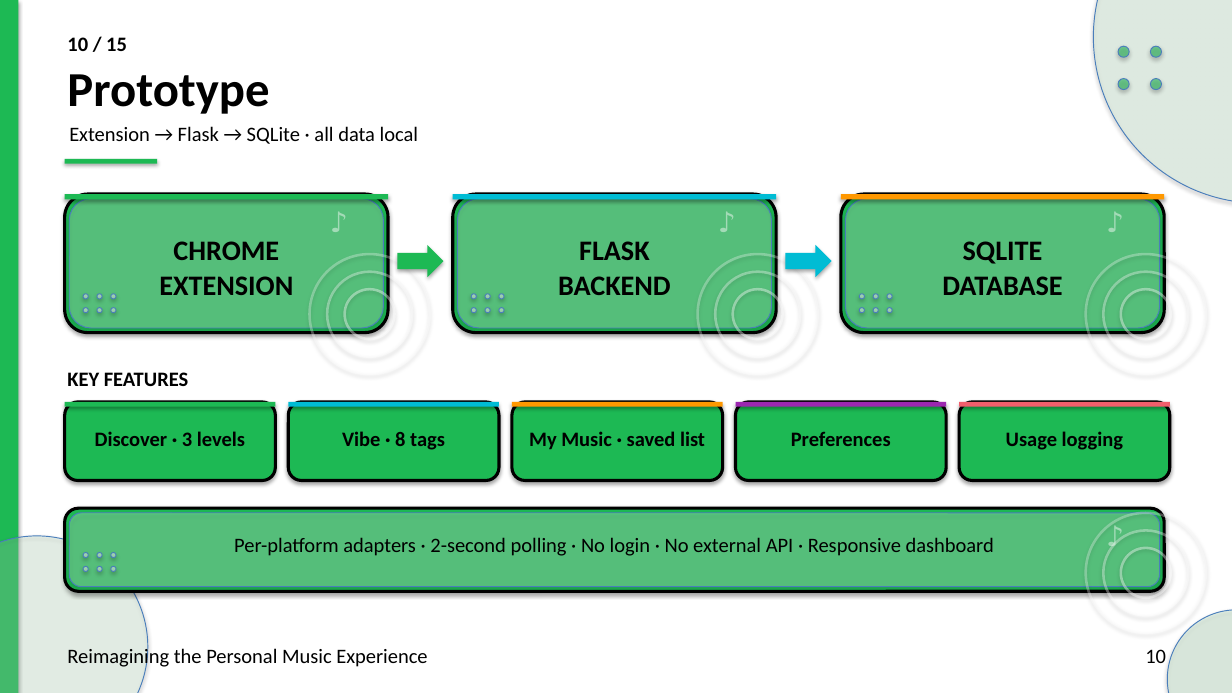
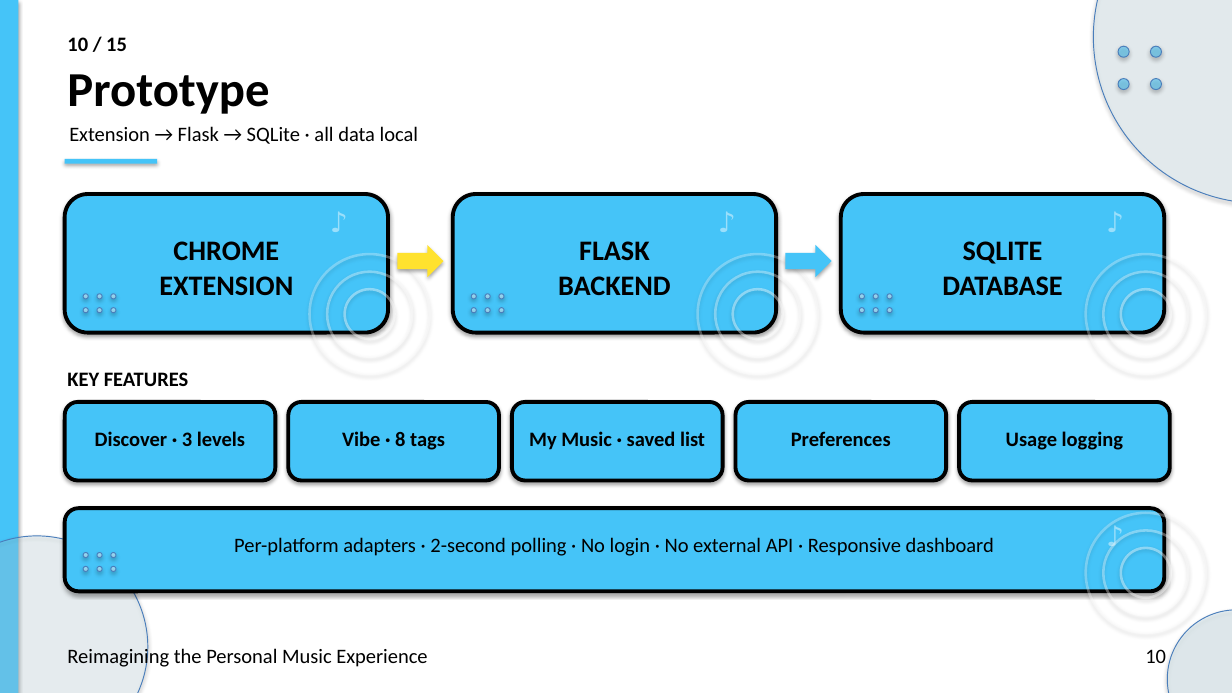
Before and after one commit to preet-kamdar/design-thinking-sem3, a slide deck: slide 10 of docs/Presentation.pptx. Drawn at 1232x693 pixels with LibreOffice and Linux fonts; fonts in the diff are those of the drawing. Boxes give left, top, right and bottom in pixels: in the first picture for what was removed or moved away, otherwise in the second. Text is boxed around its words. In the diff, an @@ line names an element or a change of style, - is before the commit and + after.

```diff
--- a/docs/Presentation.pptx
+++ b/docs/Presentation.pptx
@@ rectangle at bbox=[0, 0, 18, 693]: fill #1DB954 to #45C4F8 @@
@@ ellipse at bbox=[1093, 0, 1232, 203]: fill #C6EFCE at 28% opacity to #D6F1FC at 28% opacity @@
@@ fill #1DB954 at 55% opacity to #45C4F8 at 55% opacity in 4 elements at bbox=[1118, 46, 1129, 57], bbox=[1151, 46, 1162, 57], bbox=[1118, 79, 1129, 90], bbox=[1151, 79, 1162, 90] @@
@@ rectangle at bbox=[65, 159, 157, 164]: fill #1DB954 to #45C4F8 @@
@@ rectangle removed at bbox=[65, 194, 388, 200] @@
@@ rounded rectangle removed at bbox=[69, 199, 384, 328] @@
@@ rectangle removed at bbox=[453, 194, 776, 200] @@
@@ rounded rectangle removed at bbox=[457, 199, 772, 328] @@
@@ rectangle removed at bbox=[841, 194, 1165, 200] @@
@@ rounded rectangle removed at bbox=[846, 199, 1160, 328] @@
@@ right arrow at bbox=[397, 245, 444, 277]: fill #1DB954 to #FFE22E @@
@@ right arrow at bbox=[786, 245, 832, 277]: fill #00BCD4 to #45C4F8 @@
@@ fill #1DB954 to #45C4F8; outline #000000 2.4 pt to #000000 3 pt in 9 elements at bbox=[65, 194, 388, 333], bbox=[453, 194, 776, 333], bbox=[841, 194, 1165, 333], bbox=[288, 402, 499, 481], bbox=[512, 402, 723, 481], bbox=[736, 402, 946, 481], bbox=[959, 402, 1170, 481], bbox=[65, 508, 1165, 592], bbox=[65, 402, 275, 481] @@
@@ rectangle removed at bbox=[65, 402, 275, 407] @@
@@ rectangle removed at bbox=[288, 402, 499, 407] @@
@@ rectangle removed at bbox=[512, 402, 723, 407] @@
@@ rectangle removed at bbox=[736, 402, 946, 407] @@
@@ rectangle removed at bbox=[959, 402, 1170, 407] @@
@@ ellipse at bbox=[0, 536, 148, 693]: fill #C6EFCE at 24% opacity to #D6F1FC at 24% opacity @@
@@ rounded rectangle removed at bbox=[69, 513, 1160, 587] @@
@@ ellipse at bbox=[1167, 610, 1232, 693]: fill #C6EFCE at 34% opacity to #D6F1FC at 34% opacity @@
```
Also in this commit, not shown: 14 other slides changed, 2 other files.
